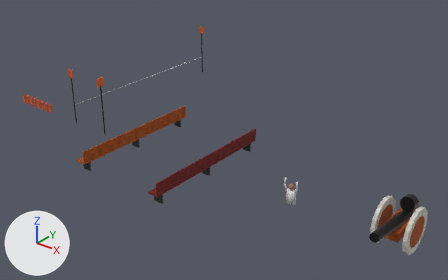
Renders of the glTF model public/models/props.glb from each side of a commit.
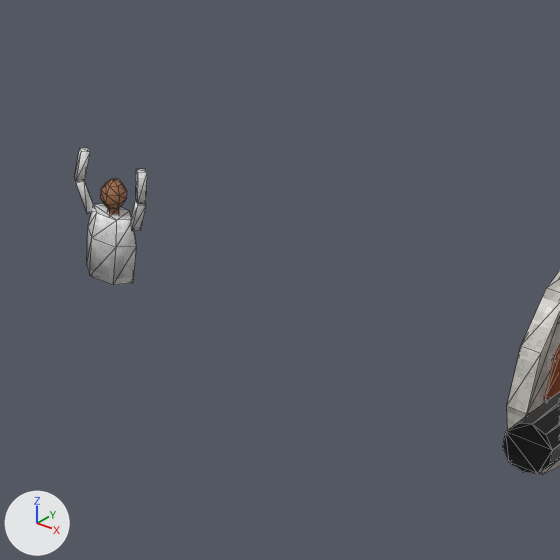
There are two pictures of each version: one from a 50 mm lens placed at (42.15, -16.55, 12.05), pointed at (29.99, -1.35, 2.62), one close up on the part from 60% to 85% of the width and 53% to 93% of the height. The lights are fixed; the arrows at lower left show +X, +Y and +Z. The last two pictures show the newer version. The close-ups show mesh edges as thin lines. Vertices at exactly the same position are counted once.

Objects in the first close-up: 'crowd_unit', 'smokey'.
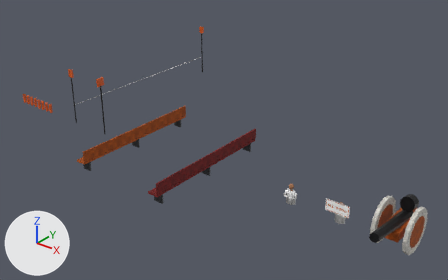
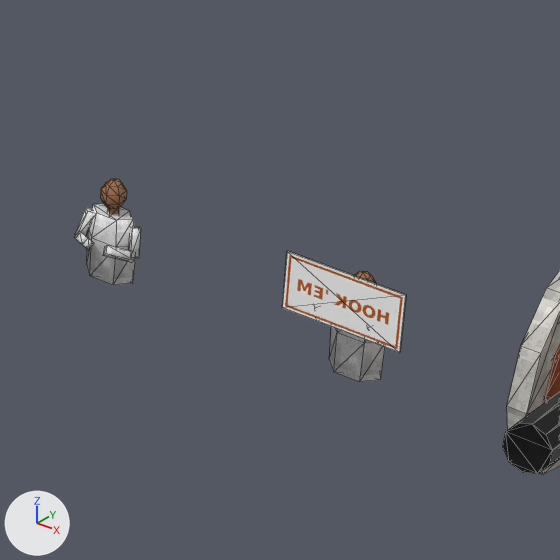
What changed in the scene script:
```text
Add mat_crowd_sign_back:
    mat_crowd_sign_back = bpy.data.materials.new('crowd_sign_back')
    # colours: beige #b8a27a
    # uses the picture img_grime
Change me_crowd_unit:
    remove me_crowd_unit.from_pydata(...)  # 84 vertices, 140 faces; spans x -0.305..0.305, y -0.113..0.113, z 0.2..1.164
    add me_crowd_unit.from_pydata(...)  # 84 vertices, 140 faces; spans x -0.274..0.274, y -0.235..0.113, z 0.2..0.985
    me_crowd_unit part 1
    me_crowd_unit.vertices[18].co: (0.234, 0.003, 0.649) -> (0.234, 0.003, 0.668)  # pixel (140, 230) -> pixel (140, 228)
    me_crowd_unit.vertices[19].co: (0.19, 0.044, 0.67) -> (0.19, -0.042, 0.675)  # not seen -> pixel (132, 228)
    me_crowd_unit.vertices[20].co: (0.146, -0.003, 0.671) -> (0.146, -0.003, 0.652)
    me_crowd_unit.vertices[21].co: (0.19, -0.044, 0.65) -> (0.19, 0.042, 0.645)  # pixel (131, 231) -> pixel (138, 226)
    me_crowd_unit.vertices[22].co: (0.304, -0.057, 0.909) -> (0.274, -0.067, 0.468)  # pixel (146, 205) -> pixel (138, 258)
    me_crowd_unit.vertices[23].co: (0.26, -0.016, 0.93) -> (0.23, -0.112, 0.475)  # not seen -> pixel (130, 258)
    me_crowd_unit.vertices[24].co: (0.216, -0.063, 0.931) -> (0.186, -0.073, 0.452)  # pixel (135, 199) -> not seen
    me_crowd_unit.vertices[25].co: (0.26, -0.104, 0.91) -> (0.23, -0.028, 0.445)  # pixel (137, 206) -> not seen
    me_crowd_unit.vertices[26].co: (0.305, -0.06, 0.924) -> (0.24, -0.062, 0.503)  # pixel (146, 203) -> not seen
    me_crowd_unit.vertices[27].co: (0.26, -0.015, 0.916) -> (0.202, -0.035, 0.46)
    me_crowd_unit.vertices[28].co: (0.215, -0.06, 0.916) -> (0.22, -0.078, 0.417)  # pixel (135, 200) -> pixel (131, 262)
    me_crowd_unit.vertices[29].co: (0.26, -0.105, 0.924) -> (0.258, -0.105, 0.46)  # pixel (137, 204) -> pixel (134, 260)
    me_crowd_unit.vertices[30].co: (0.285, -0.04, 1.164) -> (0.08, -0.192, 0.563)  # pixel (147, 172) -> pixel (106, 245)
    me_crowd_unit.vertices[31].co: (0.24, 0.005, 1.156) -> (0.042, -0.165, 0.52)  # pixel (145, 168) -> pixel (104, 247)
    me_crowd_unit.vertices[32].co: (0.195, -0.04, 1.156) -> (0.06, -0.208, 0.477)  # pixel (136, 169) -> pixel (102, 255)
    me_crowd_unit.vertices[33].co: (0.24, -0.085, 1.164) -> (0.098, -0.235, 0.52)  # pixel (138, 172) -> pixel (105, 253)
    me_crowd_unit part 2
    me_crowd_unit.vertices[34].co: (-0.146, -0.003, 0.671) -> (-0.146, -0.003, 0.652)
    me_crowd_unit.vertices[35].co: (-0.19, 0.044, 0.67) -> (-0.19, -0.042, 0.675)  # not seen -> pixel (87, 211)
    me_crowd_unit.vertices[36].co: (-0.234, 0.003, 0.649) -> (-0.234, 0.003, 0.668)  # pixel (85, 209) -> pixel (85, 207)
    me_crowd_unit.vertices[37].co: (-0.19, -0.044, 0.65) -> (-0.19, 0.042, 0.645)  # pixel (87, 214) -> not seen
    me_crowd_unit.vertices[38].co: (-0.216, -0.063, 0.931) -> (-0.186, -0.073, 0.452)  # pixel (84, 180) -> not seen
    me_crowd_unit.vertices[39].co: (-0.26, -0.016, 0.93) -> (-0.23, -0.112, 0.475)  # not seen -> pixel (76, 237)
    me_crowd_unit.vertices[40].co: (-0.304, -0.057, 0.909) -> (-0.274, -0.067, 0.468)  # pixel (74, 178) -> pixel (74, 233)
    me_crowd_unit.vertices[41].co: (-0.26, -0.104, 0.91) -> (-0.23, -0.028, 0.445)  # pixel (76, 183) -> not seen
    me_crowd_unit.vertices[42].co: (-0.215, -0.06, 0.916) -> (-0.24, -0.062, 0.503)  # pixel (84, 181) -> not seen
    me_crowd_unit.vertices[43].co: (-0.26, -0.015, 0.916) -> (-0.258, -0.105, 0.46)  # not seen -> pixel (73, 237)
    me_crowd_unit.vertices[44].co: (-0.305, -0.06, 0.924) -> (-0.22, -0.078, 0.417)  # pixel (74, 177) -> pixel (79, 242)
    me_crowd_unit.vertices[45].co: (-0.26, -0.105, 0.924) -> (-0.202, -0.035, 0.46)  # pixel (76, 181) -> pixel (85, 235)
    me_crowd_unit.vertices[46].co: (-0.195, -0.04, 1.156) -> (-0.08, -0.192, 0.563)  # pixel (90, 152) -> pixel (88, 237)
    me_crowd_unit.vertices[47].co: (-0.24, 0.005, 1.156) -> (-0.098, -0.235, 0.52)  # pixel (88, 148) -> pixel (82, 244)
    me_crowd_unit.vertices[48].co: (-0.285, -0.04, 1.164) -> (-0.06, -0.208, 0.477)  # pixel (79, 147) -> pixel (88, 250)
    me_crowd_unit.vertices[49].co: (-0.24, -0.085, 1.164) -> (-0.042, -0.165, 0.52)  # pixel (81, 151) -> pixel (94, 243)
Add ob_crowd_sign:
    ob_crowd_sign = bpy.data.objects.new('crowd_sign', me_crowd_sign)  # 92 vertices, 144 faces; spans x -0.45..0.45, y -0.277..0.113, z 0.2..1.105; in mat_crowd_shirt (picture img_grime), mat_crowd_skin (brown #a06e4c), mat_crowd_sign (picture img_crowd_signs)
    ob_crowd_sign.location = (34.0, 0.0, 0.0)
```

Where the change shows, as pixel boxes [x1, y1, x2, y2] in the close-ups (560 x 560 px; the box of a moved part takes in the faces that stretch with it):
'crowd_sign', added
    after: [282, 251, 407, 382]
    faces in mat_crowd_sign (picture img_crowd_signs): [282, 251, 406, 353]
    faces in mat_crowd_shirt (picture img_grime): [314, 306, 385, 382]
    faces in mat_crowd_sign_back: [288, 251, 407, 352]
    faces in mat_crowd_skin (brown #a06e4c): [355, 271, 376, 283]
'crowd_unit', reshaped (8% narrower, 22% shorter)
    before: [74, 148, 147, 285]
    after: [74, 179, 141, 285]
part 1 of me_crowd_unit, moved or reshaped
    before: [131, 169, 147, 231]
    after: [103, 227, 141, 262]
part 2 of me_crowd_unit, moved or reshaped
    before: [74, 148, 94, 214]
    after: [74, 208, 94, 250]
